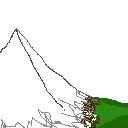
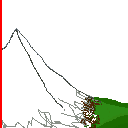
Comparing the layer stacks of the two 128 x 128 images. Changes:
added layer "Layer" above "Background" over [0, 0, 2, 128]
